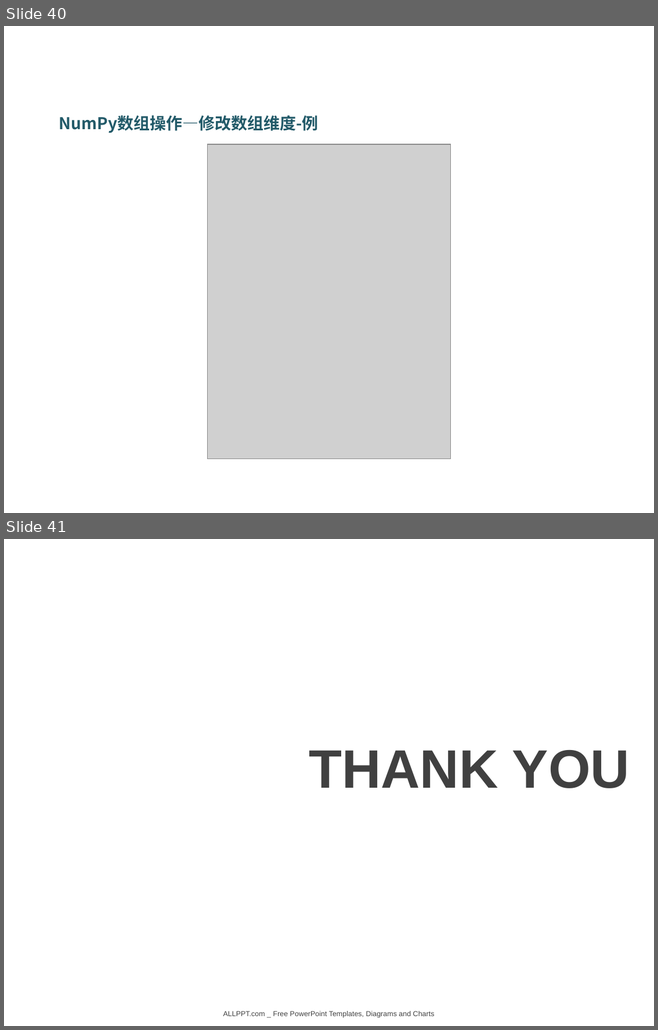
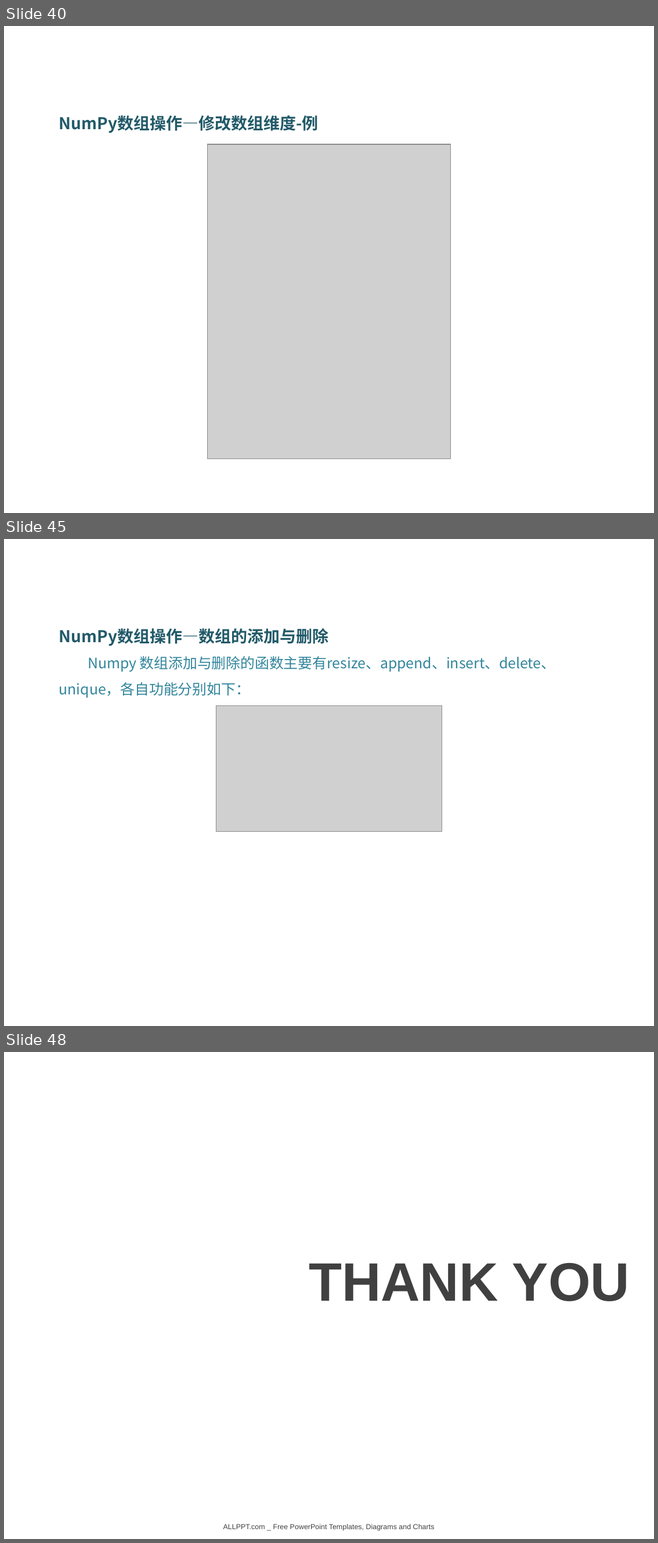
Before and after one commit to DataScienceCoding/Python-Data-Analysis, a slide deck: Python-Data-Analysis.pptx. Shown one above the other, each under a label of ours: slides 40 and 41 before the commit, slides 40, 45 and 48 after it; the slides between them are not shown. The pictures are 658x1030 and 658x1543 pixels, drawn with LibreOffice and Linux fonts; fonts in the diff are those of the drawing; grey boxes stand for pictures; background and template pictures are left out. Boxes give left, top, right and bottom in pixels: in the first picture for what was removed or moved away, otherwise in the second. Text is boxed around its words. In the diff, an @@ line names an element or a change of style, - is before the commit and + after.

```diff
--- a/Python-Data-Analysis.pptx
+++ b/Python-Data-Analysis.pptx
@@ slide 45 added at (4, 539, 654, 1026), background picture (left out) @@
@@ text added at (59, 628, 556, 698), 16 pt, text #31859C @@
+NumPy数组操作—数组的添加与删除
+Numpy 数组添加与删除的函数主要有resize、append、insert、delete、unique，各自功能分别如下：
@@ picture added at (216, 706, 442, 832) @@
@@ what was slide 41 is now slide 48 @@
```
Also in this commit, not shown: 2 slides changed, 6 other slides added, 2 other files.
